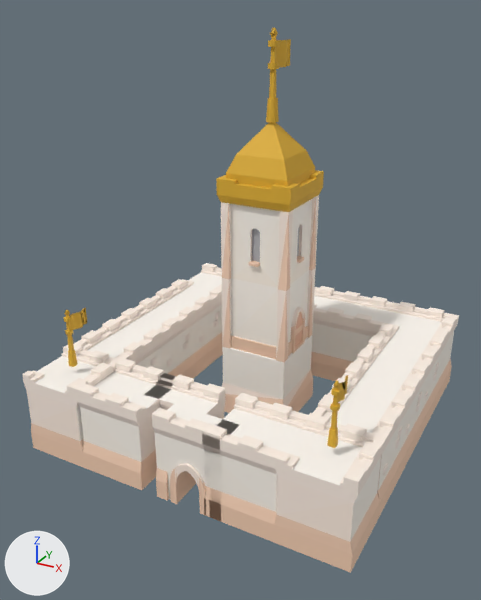
A saved change to the glTF model art3d/buildings/keep_l2.glb.
One viewpoint serves both versions: a 50 mm camera at (6.29, -12.37, 9.05) aimed at (-0.05, -0.84, 3.28). The lights are fixed; the arrows at lower left show +X, +Y and +Z. The first picture is the older version. Vertices at exactly the same position are counted once.

Objects in the first picture: 'keep_l2'.
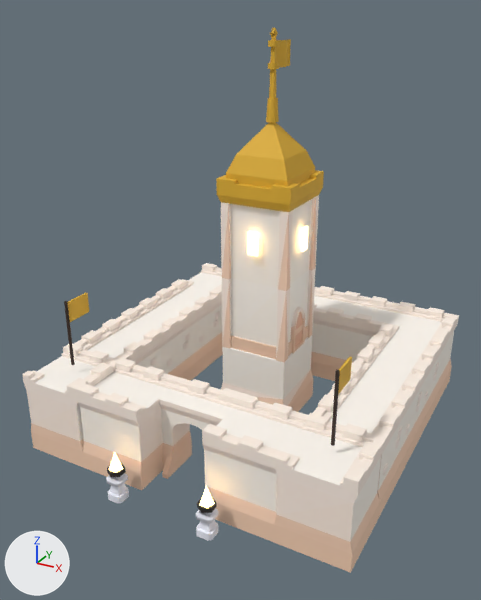
The newer file is also rescaled (x0.981), turned or shifted as a whole; pictures and numbers use the older file's frame.

Pixel boxes (x1, y1, x2, y2) of what changed, in the pictures (481 x 600 px; the box of a moved part takes in the faces that stretch with it):
part 1 of me_wall, added
    after: (64, 301, 75, 365)
part 2 of me_wall, added
    after: (331, 370, 340, 446)
part 3 of me_wall, moved or reshaped
    before: (65, 329, 73, 335)
    after: (108, 487, 129, 503)
part 4 of me_wall, added
    after: (107, 463, 126, 477)
part 5 of me_wall, moved or reshaped
    before: (330, 402, 340, 411)
    after: (196, 522, 219, 541)
part 6 of me_wall, added
    after: (197, 498, 217, 513)
part 7 of me_wall, added
    after: (68, 292, 89, 322)
part 8 of me_wall, added
    after: (338, 357, 352, 394)
part 9 of me_wall, added
    after: (247, 231, 258, 256)
part 10 of me_wall, added
    after: (301, 226, 308, 252)
part 11 of me_wall, added
    after: (109, 452, 123, 473)
part 12 of me_wall, added
    after: (199, 486, 215, 508)
part 13 of me_wall, added
    after: (106, 473, 128, 487)
part 14 of me_wall, added
    after: (196, 508, 218, 524)
part 15 of me_wall, deleted
    before: (64, 308, 348, 448)
part 16 of me_wall, cut back
    before: (145, 375, 239, 521)
    after: (109, 386, 234, 532)
part 17 of me_wall, deleted
    before: (231, 199, 312, 288)

Edits to the bpy script that builds the scene:
```text
Add mat_glow:
    mat_glow = bpy.data.materials.new('Glow')
    mat_glow.use_nodes = True; mat_glow.node_tree.nodes.clear()
    _N = mat_glow.node_tree.nodes; _L = mat_glow.node_tree.links
    n0 = _N.new('ShaderNodeBsdfPrincipled'); n0.name = 'Principled BSDF'
    n0.inputs[27].default_value = (1.0, 0.68, 0.28, 1.0)  # 'Emission Color', beige #ffd790
    n0.inputs[28].default_value = 5.0  # 'Emission Strength'
    n1 = _N.new('ShaderNodeOutputMaterial'); n1.name = 'Material Output'
    n2 = _N.new('ShaderNodeVertexColor'); n2.name = 'Color Attribute'
    _L.new(n0.outputs[0], n1.inputs[0])  # 'BSDF' to 'Surface'
    _L.new(n2.outputs[0], n0.inputs[0])  # 'Color' to 'Base Color'
Change me_wall:
    used by ob_keep_l2; location = (0.0, 0.0, 0.0)
    remove me_wall.from_pydata(...)  # 2359 vertices, 4844 faces; spans x -3.75..3.75, y -3.75..3.75, z 0.0..8.68
    add me_wall.from_pydata(...)  # 1903 vertices, 3838 faces; spans x -3.75..3.75, y -4.3..3.75, z 0.0..8.68
    me_wall part 1: a new loose piece, a 5-sided cylinder along z spanning x -3.036..-2.964, y -3.03..-2.962, z 1.965..3.465, in mat_body
    me_wall part 2: a new loose piece, a 5-sided cylinder along z spanning x 2.964..3.036, y -3.03..-2.962, z 1.965..3.465, in mat_body
    me_wall part 3: the loose piece of 16 vertices spanning x -3.07..-2.93, y -3.07..-2.93, z 2.71..2.79 is scaled about its middle by (2.52, 2.52, 1.94), then moved by (1.95, -1.12, -2.68), in mat_body
    me_wall part 4: a new loose piece, a 6-sided cylinder along z spanning x -1.206..-0.894, y -4.305..-3.945, z 0.612..0.708, in mat_body
    me_wall part 5: the loose piece of 16 vertices spanning x 2.93..3.07, y -3.07..-2.93, z 2.71..2.79 is scaled about its middle by (2.52, 2.52, 1.94), then moved by (-1.95, -1.12, -2.68), in mat_body
    me_wall part 6: a new loose piece, a 6-sided cylinder along z spanning x 0.894..1.206, y -4.305..-3.945, z 0.612..0.708, in mat_body
    me_wall part 7: a new loose piece, a box spanning x -3.022..-2.977, y -2.985..-2.355, z 2.97..3.42, in mat_team
    me_wall part 8: a new loose piece, a box spanning x 2.978..3.023, y -2.985..-2.355, z 2.97..3.42, in mat_team
    me_wall part 9: a new loose piece, a box spanning x -0.112..0.112, y -0.414..-0.354, z 4.175..4.692, in mat_glow
    me_wall part 10: a new loose piece, a box spanning x 0.804..0.864, y 0.338..0.562, z 4.175..4.692, in mat_glow
    me_wall part 11: a new loose piece, a 5-sided cone pointing to +z spanning x -1.2..-0.9, y -4.25..-3.97, z 0.7..1.1, in mat_glow
    me_wall part 12: a new loose piece, a 5-sided cone pointing to +z spanning x 0.9..1.2, y -4.25..-3.97, z 0.7..1.1, in mat_glow
    me_wall part 13: a new loose piece of 24 vertices spanning x -1.22..-0.88, y -4.3..-3.95, z 0.38..0.48, in mat_body
    me_wall part 14: a new loose piece of 24 vertices spanning x 0.88..1.22, y -4.3..-3.95, z 0.38..0.48, in mat_body
    me_wall part 15: 8 loose pieces with 132 vertices, spanning x -3.08..3.08, y -3.08..-2.43, z 1.96..3.26, are deleted
    me_wall part 16: 429 vertices removed from x -1.13..1.12, y -3.75..-2.25, z 0.0..1.96; 97 vertices added at x -1.17..1.17, y -4.24..-2.25, z 0.0..1.9
    me_wall part 17: 144 vertices removed from x -0.8..0.8, y -0.35..1.25, z 3.9..4.74
    other edits to the shape of me_wall do not show in these pictures
    add me_wall.materials.append(mat_glow)
```
